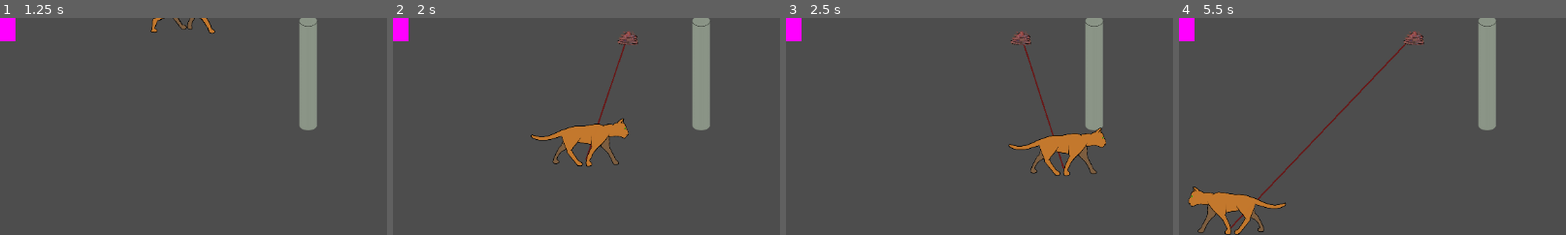
Above: before the commit, frames 1-4 (left to right).
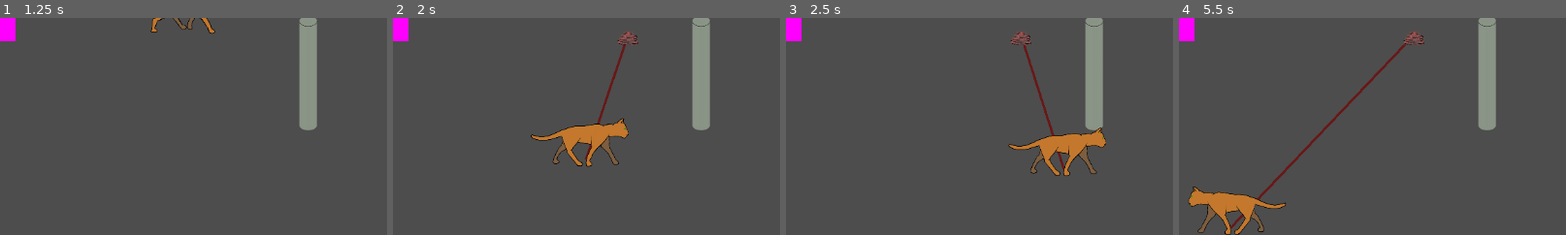
Above: after the commit, the same moments.

Repository: Flodurs/Godotwildjam63
Game: Godot game, scene res://szenen/Levels/level_1.tscn
The game is run twice, just before and just after one commit, with the same random seed, the same clock (stepped at 60 frames per second) and the same inputs.
Inputs:
- Up to frame 1 (1.25 s): tap Enter at 0.5 s; hold D (mRight) from 0.53 s (still down); tap E (wolleInteraktion) at 0.6 s
- Up to frame 2 (2 s): release D (mRight) at 1.28 s; hold S (mDown) from 1.28 s (still down); tap E (wolleInteraktion) at 1.35 s
- Up to frame 3 (2.5 s): release S (mDown) at 2.03 s; hold D (mRight) from 2.03 s (still down); tap E (wolleInteraktion) at 2.1 s
- Up to frame 4 (5.5 s): release D (mRight) at 2.78 s; hold W (mUp) 2.78-3.53 s; tap E (wolleInteraktion) every 0.75 s from 2.85 to 5.1 s; hold A (mLeft) 3.53-5.03 s; hold S (mDown) from 5.03 s (still down)
The pictures show only the part of the screen within x 3-53%, y 49-99%; the shares and areas given below are measured in that part.

Frame 1 is identical in both runs. In frame 2, 0.1% of the frame differs, in the area x 49-61%, y 12-65%; in frame 3, 0.1%; in frame 4, 0.3%, in the area x 13-59%, y 12-97%.

Commit message:
seil dicker

Diff:
--- a/szenen/objekte/seil.tscn
+++ b/szenen/objekte/seil.tscn
@@ -4,13 +4,13 @@
 [ext_resource type="Script" path="res://szenen/objekte/Area2D.gd" id="2_mr1gd"]
 
 [sub_resource type="SegmentShape2D" id="SegmentShape2D_3308s"]
-b = Vector2(608, -56)
+b = Vector2(247, -9)
 
 [node name="Seil" type="Node2D" groups=["Seil", "SeilMain"]]
 script = ExtResource("1_afdkj")
 
 [node name="dynLine" type="Line2D" parent="." groups=["Seil"]]
-width = 3.0
+width = 5.0
 default_color = Color(0.411765, 0.0901961, 0.0901961, 1)
 
 [node name="Area2D" type="Area2D" parent="dynLine" groups=["Seil"]]
--- a/szenen/objekte/seilabschnitt.tscn
+++ b/szenen/objekte/seilabschnitt.tscn
@@ -6,5 +6,5 @@
 script = ExtResource("1_0x70b")
 
 [node name="Line2D" type="Line2D" parent="."]
-width = 3.0
+width = 5.0
 default_color = Color(0.411765, 0.0901961, 0.0901961, 1)
Not shown: 1 places in szenen/Levels/level_1.tscn that only renumber resources
